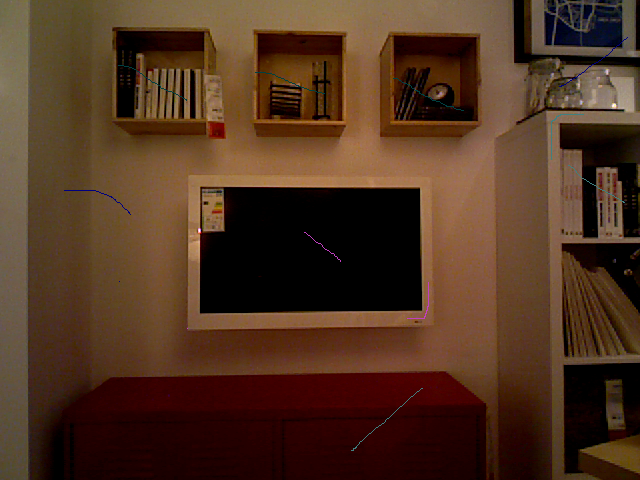
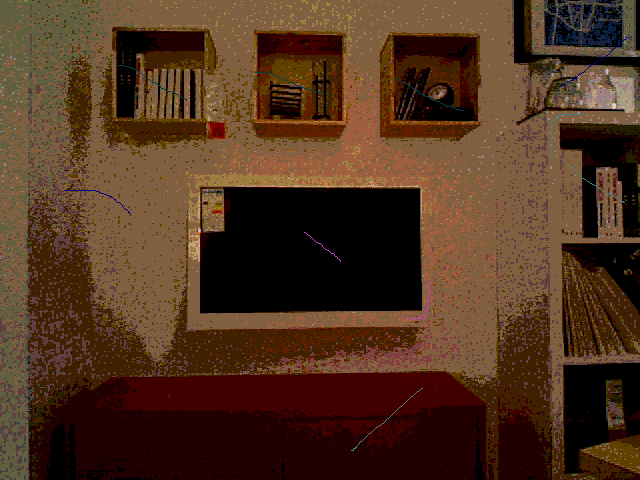
Comparing the layer stacks of the two 640 × 480 images. Changes:
painted on "63_LivingLow.png" over [0, 0, 640, 480]
